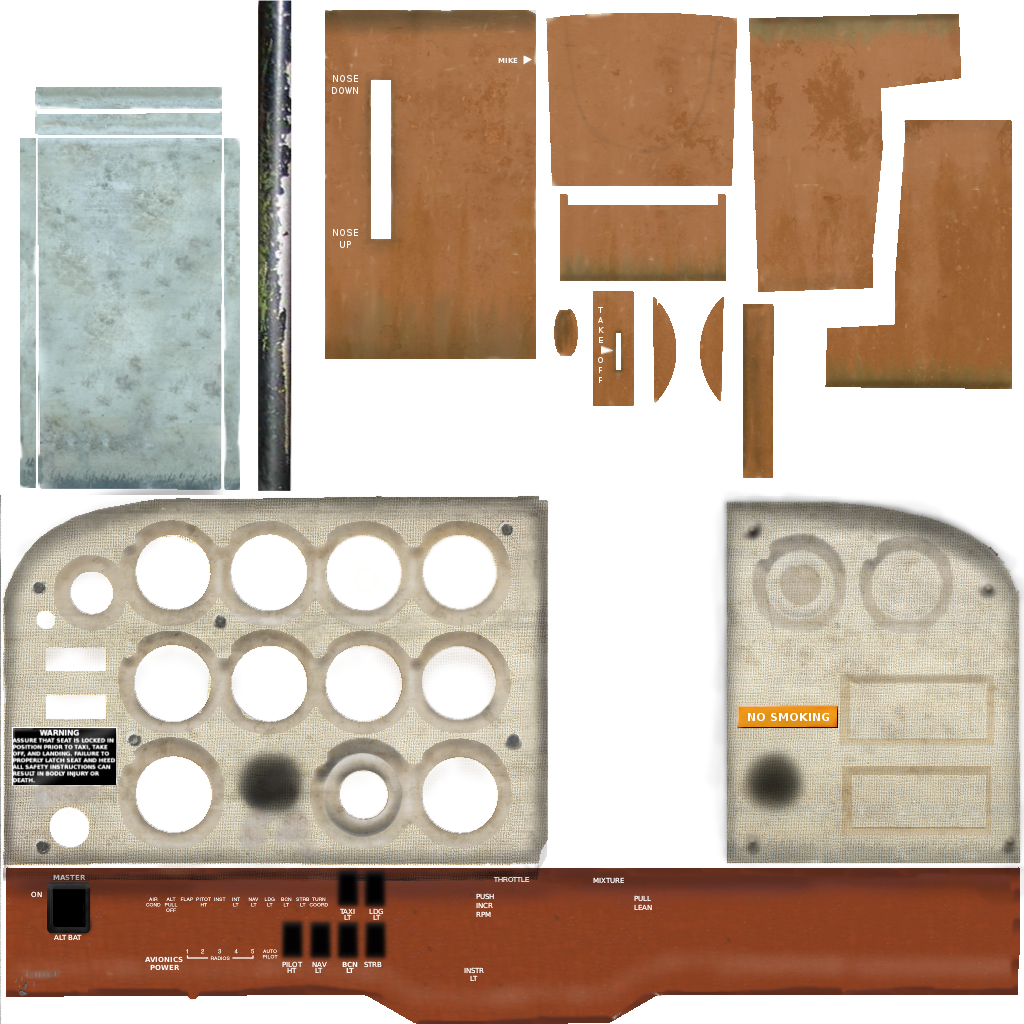
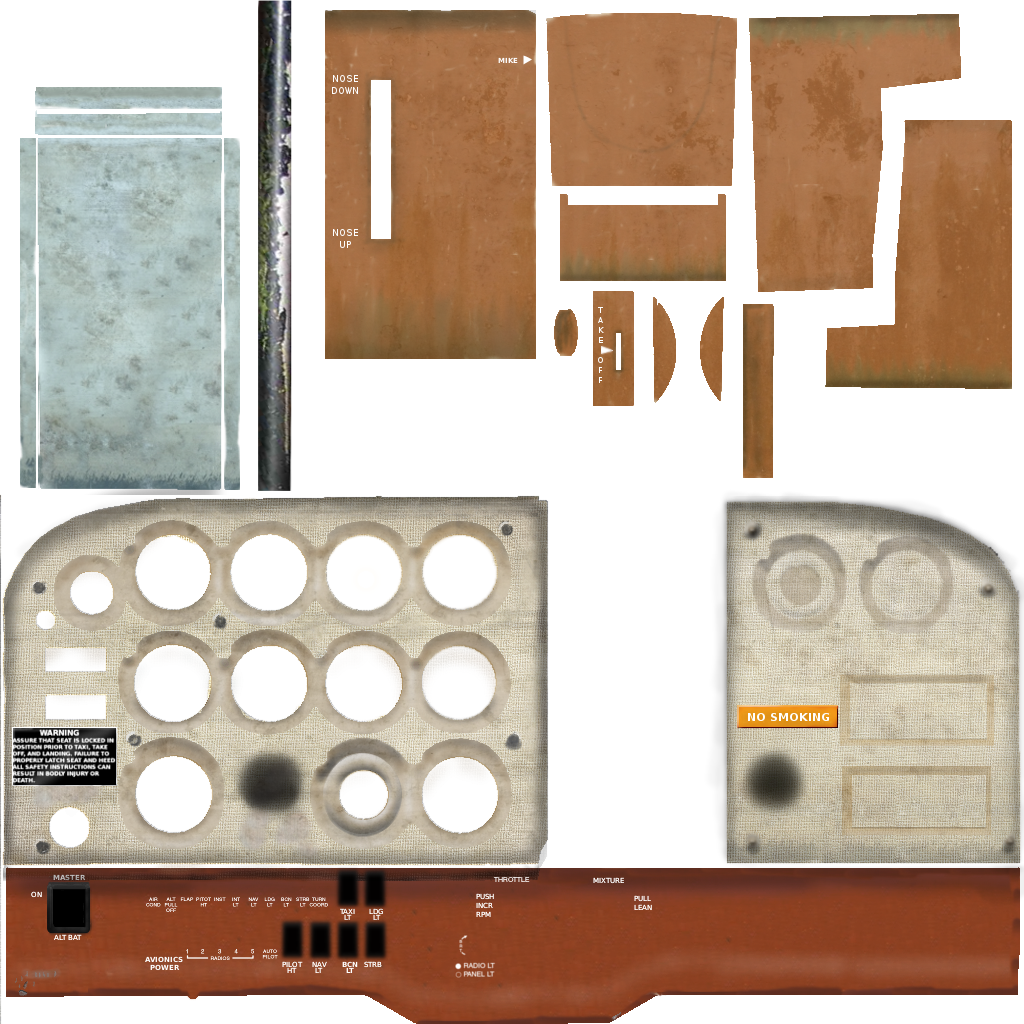
Comparing the layer stacks of the two 1024 × 1024 images. Changes:
added layer "panel and radio light label and arrow" above "float bar" over [455, 935, 496, 978]
painted on "COLOR_panel.png" over [449, 945, 496, 983]
